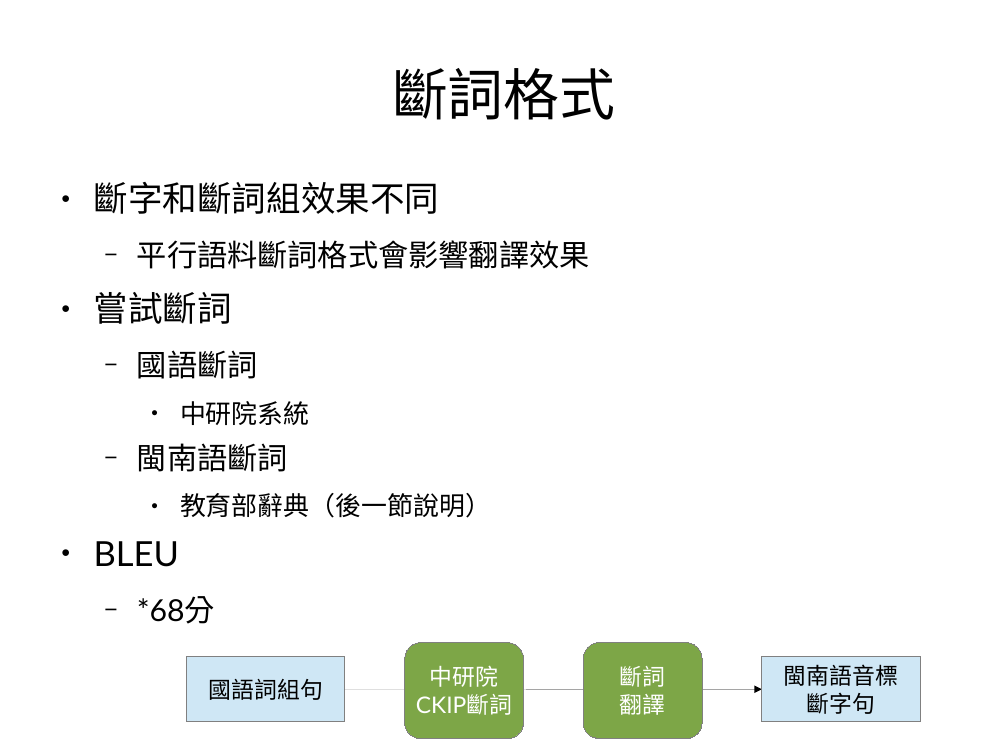
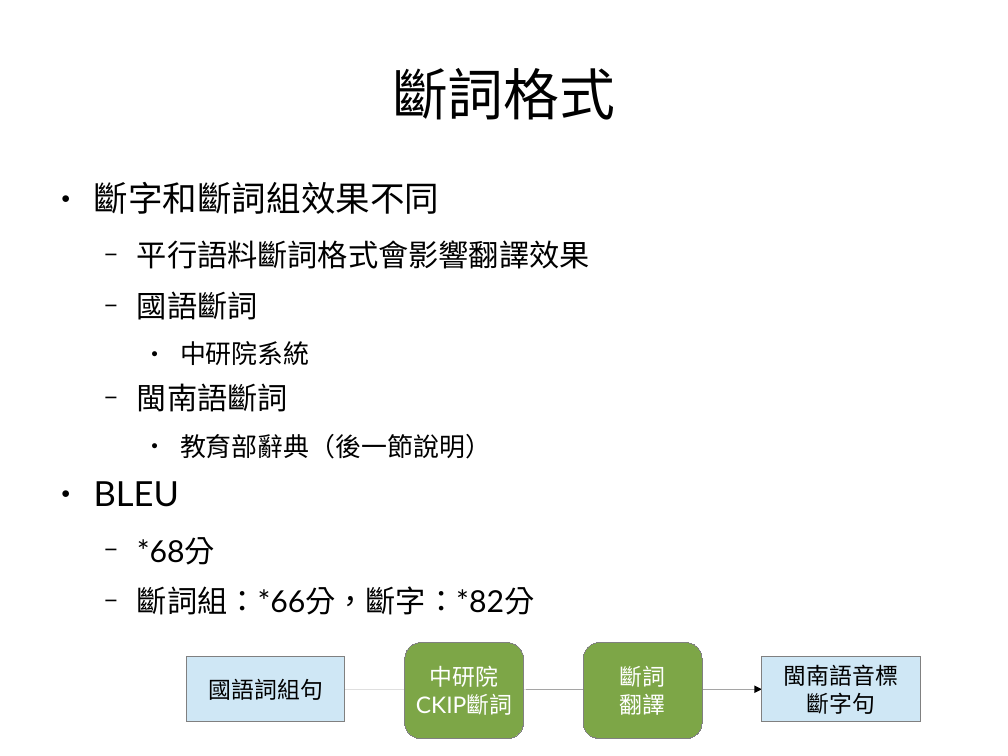
Before and after one commit to sih4sing5hong5/po3-ko3_tau5-iann2-phinn3, a slide deck: slide 10 of 翻譯報告.odp. Drawn at 1008x756 pixels with LibreOffice and Linux fonts; fonts in the diff are those of the drawing. Boxes give left, top, right and bottom in pixels: in the first picture for what was removed or moved away, otherwise in the second. Text is boxed around its words. In the diff, an @@ line names an element or a change of style, - is before the commit and + after.

```diff
--- a/翻譯報告.odp
+++ b/翻譯報告.odp
@@ text at (94,292,232,324): paragraph removed @@
-● 嘗試斷詞
@@ text at (137,586,534,615): paragraph added @@
+  − 斷詞組：*66分，斷字：*82分
```
Also in this commit, not shown: 15 other slides changed.
